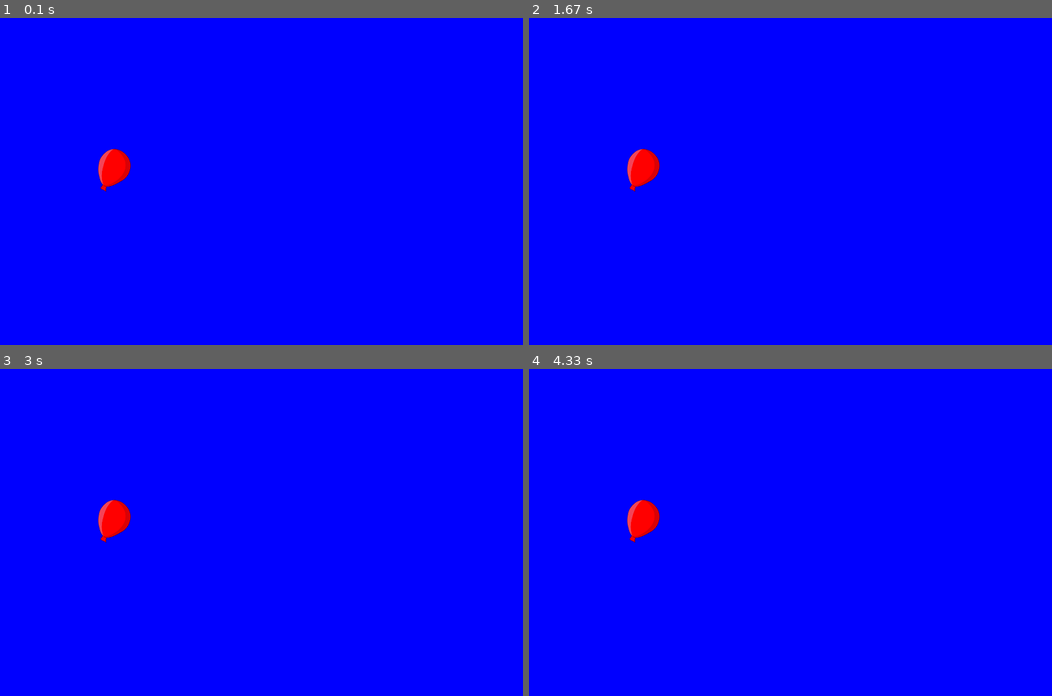
Above: before the commit, frames 1-4 (two rows, left to right).
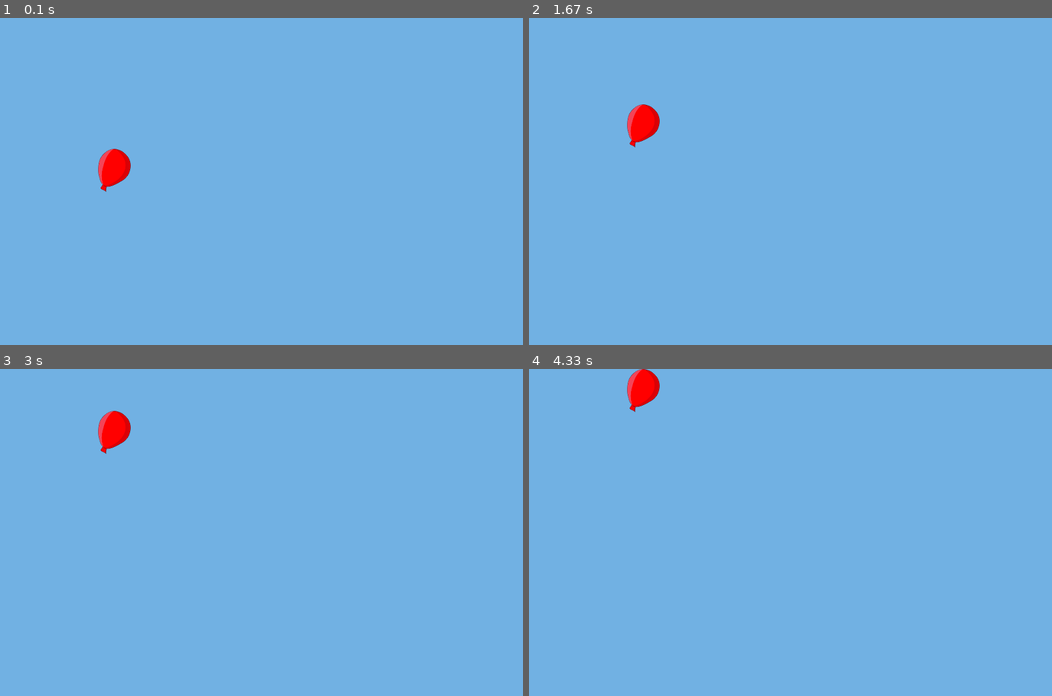
Above: after the commit, the same moments.

Repository: Nonex51/PythonGame
Game: pygame game, started from PyGame/PyGame/PyGame.py
Two runs of this game, one before a commit and one after it. Both use one fixed random seed, a clock stepped at 60 frames per second and the inputs below.
Inputs:
- Up to frame 1 (0.1 s): no input
- Up to frame 2 (1.67 s): hold Up 0.33-0.8 s; hold Up 0.83-1.2 s; hold Up 1.23-1.53 s; hold Up from 1.57 s (still down)
- Up to frame 3 (3 s): release Up at 1.93 s; hold Up 1.97-2.27 s; hold Up 2.3-2.67 s; hold Up from 2.7 s (still down)
- Up to frame 4 (4.33 s): release Up at 3 s; hold Up 3.03-3.4 s; hold Up 3.43-3.73 s; hold Up 3.77-4.13 s; hold Up from 4.17 s (still down)

The runs differ from the first frame. In frame 1, 99% of the frame differs, in the area x 0-100%, y 0-100%; in frame 2, 100%; in frame 3, 100%; in frame 4, 100%.

Commit message:
Fonction game over and restart the game it's ok

Diff:
--- a/PyGame/PyGame/PyGame.py
+++ b/PyGame/PyGame/PyGame.py
@@ -1,6 +1,7 @@
 import pygame
+import time
 
-blue = (0,0,255)
+blue = (113,177,227)
 white = (255,255,255)
 
 pygame.init()
@@ -12,9 +13,48 @@
 
 surface = pygame.display.set_mode((surfaceW, surfaceH))
 pygame.display.set_caption("Fly Balloon")
+clock = pygame.time.Clock()
 
 img = pygame.image.load('Ballon01.png')
 
+def PlayAgain():
+    for event in pygame.event.get ([pygame.KEYDOWN, pygame.KEYUP,pygame.QUIT]):
+        if event.type == pygame.QUIT :
+            pygame.QUIT()
+            quit()
+        elif event.type == pygame.KEYUP :
+            continue
+        return event.key
+    return None
+
+def creaTextObj(text, Police):
+    textSurface = Police.render(text,True,white)
+    return textSurface, textSurface.get_rect()
+
+def message (text):
+    BText = pygame.font.Font('BradBunR.ttf', 150)
+    SText = pygame.font.Font('BradBunR.ttf', 20)
+
+    BTextSurf, BTextRect = creaTextObj(text, BText)
+    BTextRect.center = surfaceW/2, ((surfaceH/2)-50)
+    surface.blit(BTextSurf,BTextRect)
+
+    STextSurf, STextRect = creaTextObj("Press a touch to continu",SText)
+    STextRect.center = surfaceW/2, ((surfaceH/2)+50)
+    surface.blit(STextSurf,STextRect)
+
+    pygame.display.update()
+    time.sleep(2)
+
+    while PlayAgain () == None :
+        clock.tick()
+
+    principal()
+
+
+
+def gameOver():
+    message("Boom")
 
 def ballon (x,y,image):
     surface.blit(image, (x,y))
@@ -23,6 +63,7 @@
 def principal():
     x = 150
     y = 200
+    y_mouvement = 0
 
     #create a variable to now if the game need to stop
     game_over = False
@@ -31,8 +72,20 @@
             if event.type == pygame.QUIT:
                 game_over = True
 
+            if event.type == pygame.KEYDOWN :
+                if event.key == pygame.K_UP :
+                     y_mouvement = -1
+            if event.type == pygame.KEYUP :
+                y_mouvement = 1
+
+        y+= y_mouvement
+
         surface.fill(blue)
         ballon(x,y,img)
+
+        if y >surfaceH -40 or y < -10 :
+            gameOver()
+
         pygame.display.update()
 
 
Binary file added: PyGame/PyGame/BradBunR.ttf
